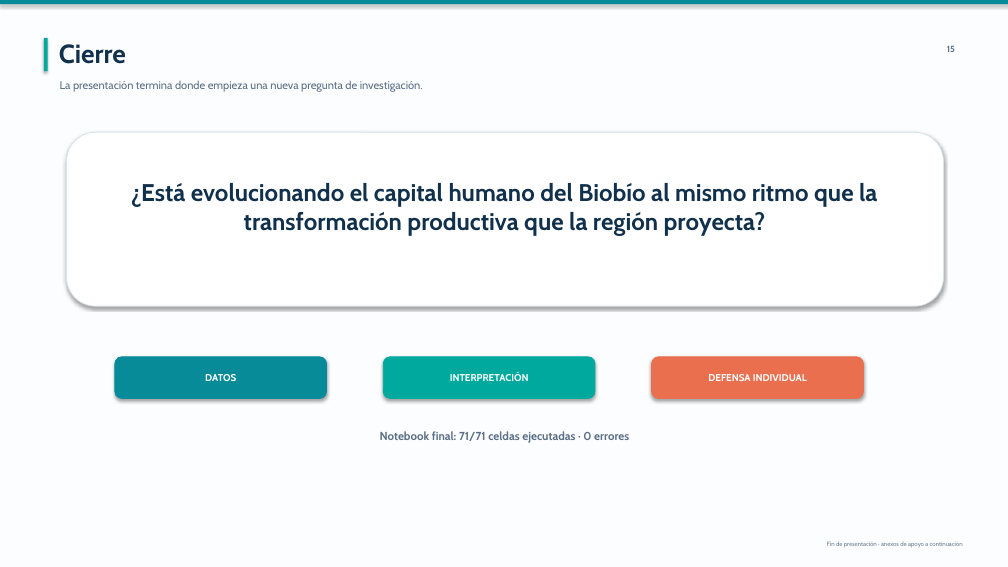
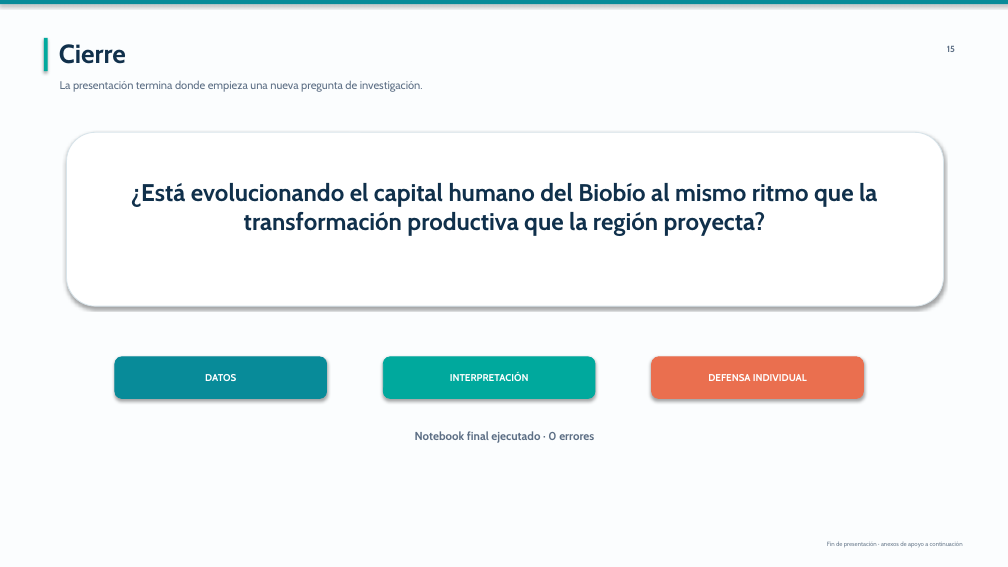
Before and after one commit to Nicricht/Estadistica.descriptiva, a slide deck: slide 15 of presentacion/Del_Acero_al_Algoritmo_Estilo_Profesor.pptx. Drawn at 1008x567 pixels with LibreOffice and Linux fonts; fonts in the diff are those of the drawing. Boxes give left, top, right and bottom in pixels: in the first picture for what was removed or moved away, otherwise in the second. Text is boxed around its words. In the diff, an @@ line names an element or a change of style, - is before the commit and + after.

```diff
--- a/presentacion/Del_Acero_al_Algoritmo_Estilo_Profesor.pptx
+++ b/presentacion/Del_Acero_al_Algoritmo_Estilo_Profesor.pptx
@@ text at <box>415,431,594,443</box>: text changed @@
-Notebook final: 71/71 celdas ejecutadas · 0 errores
+Notebook final ejecutado · 0 errores
```
Also in this commit, not shown: 15 other slides changed.
